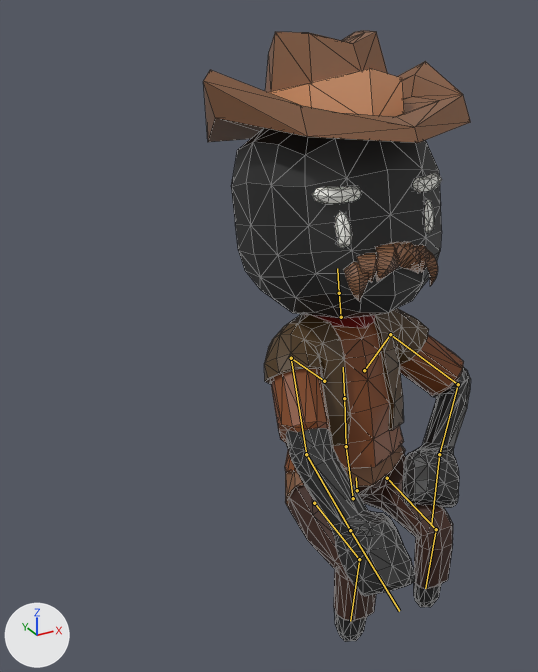
Before and after pictures for a commit that changed the glTF model assets/models/Cowboy_Male.gltf.
Camera for both pictures: a 50 mm camera at (-2.16, -2.49, 3.18) aimed at (-0.46, 0.6, 1.63). The axes (+X, +Y, +Z) are drawn at lower left. The lights are the same throughout. The picture after the commit comes second. Both versions are drawn at frame 0 of the action 'StandUp'; the numbers are the values there. The bones that change, and the others that lie on the model, are drawn over the model as lines. Mesh edges are drawn as thin lines.

In view in the first picture: 'Body'.
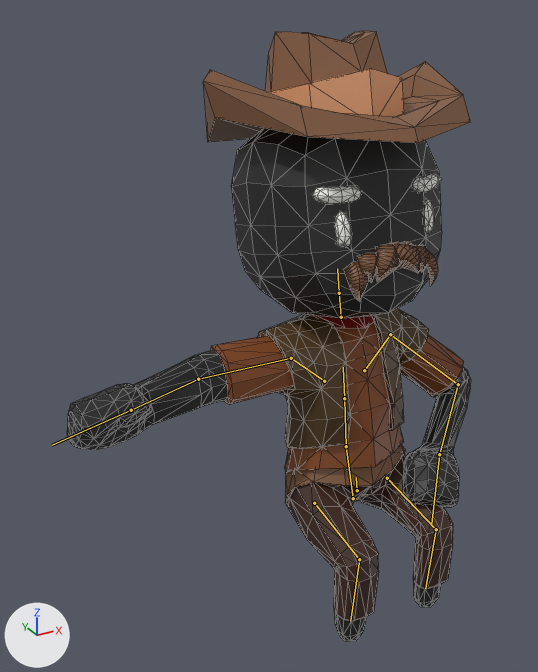
Boxes [x1, y1, x2, y2] around the edits, measured in the pictures (538 x 672 px):
'Body', posed (51% wider): before [203, 30, 471, 642]; after [67, 30, 471, 642]
bone 'UpperArm.R', root to tip: before (291, 358) to (306, 454); after (291, 358) to (198, 379)

The edits, one by one:
Bone 'UpperArm.R' (bone_upperarm_r) turns from (-58, 5, 60) to (0, 0, 0) degrees about its own x, y and z.
